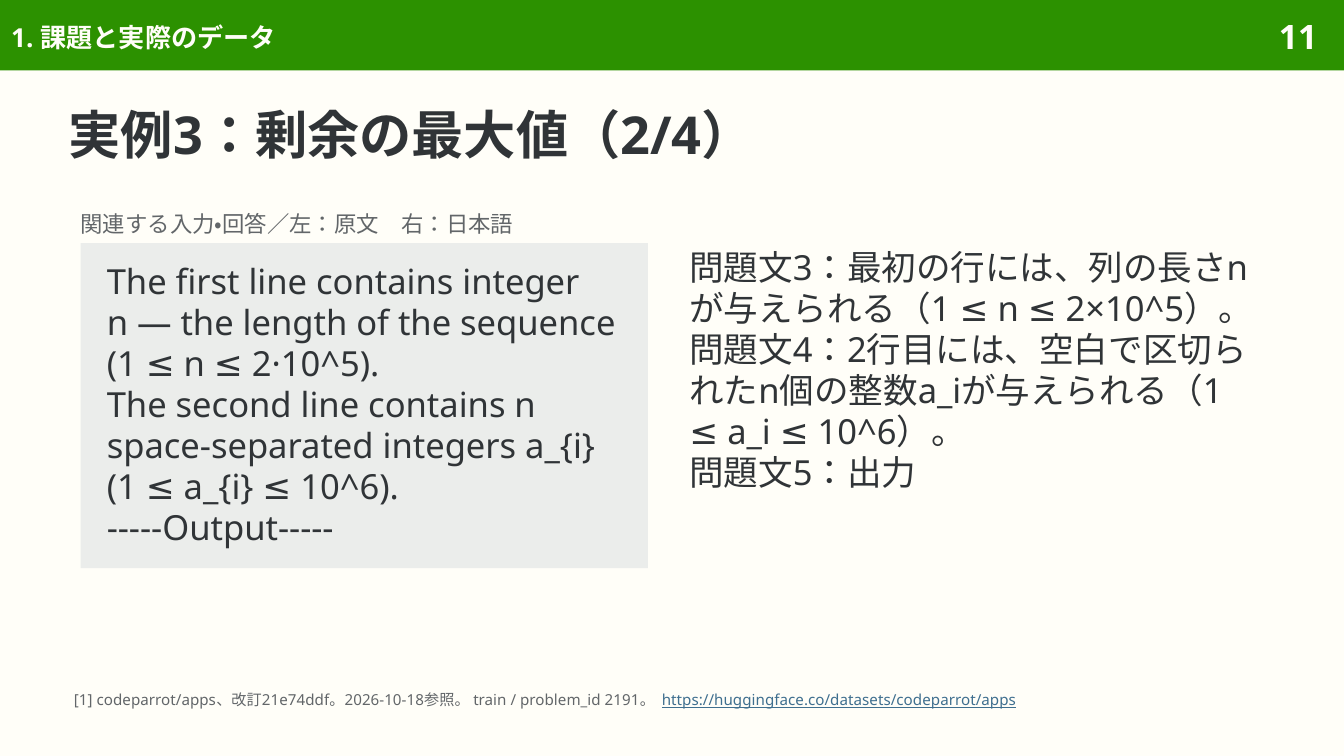
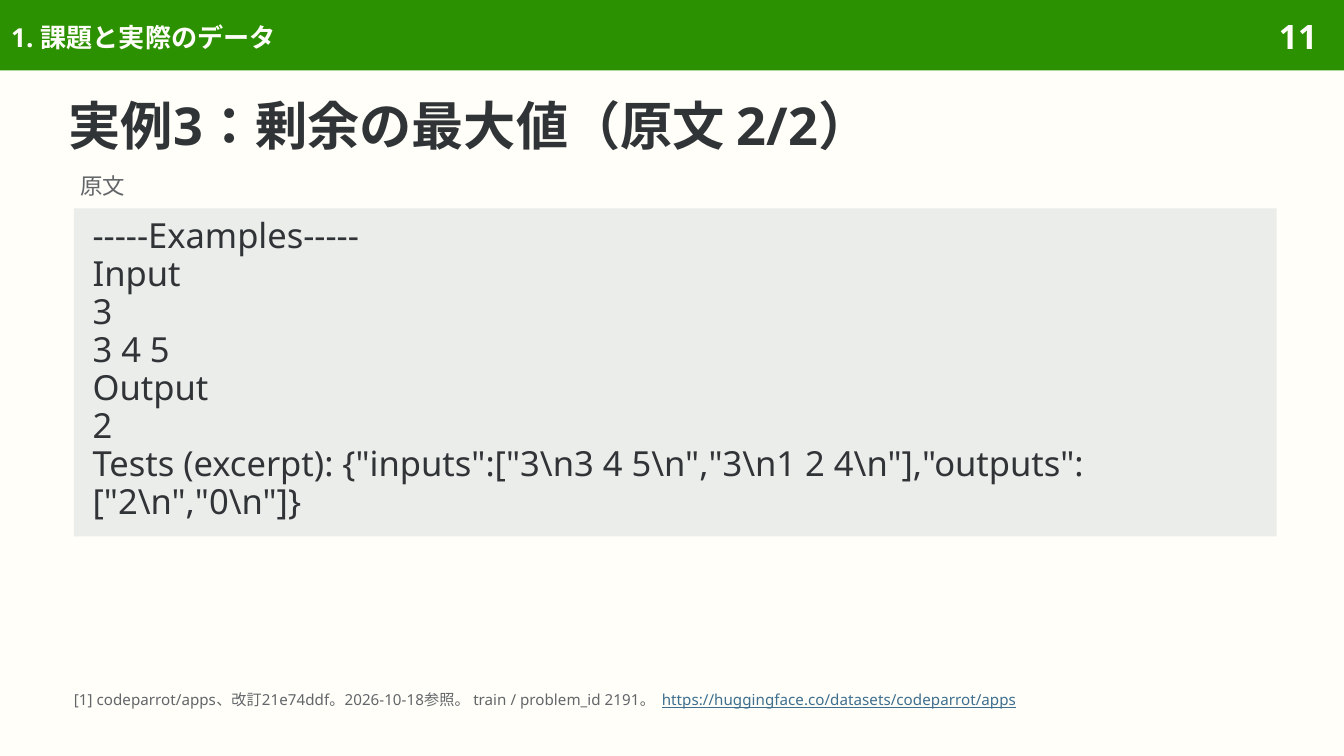
Before and after one commit to sasakiy84/datasets-in-10-minutes, a slide deck: slide 11 of slides/datasets-in-10-minutes-apps.pptx. Drawn at 1344x756 pixels with LibreOffice and Linux fonts; fonts in the diff are those of the drawing. Boxes give left, top, right and bottom in pixels: in the first picture for what was removed or moved away, otherwise in the second. Text is boxed around its words. In the diff, an @@ line names an element or a change of style, - is before the commit and + after.

Commit message:
Reflow apps examples with complete originals first

```diff
--- a/slides/datasets-in-10-minutes-apps.pptx
+++ b/slides/datasets-in-10-minutes-apps.pptx
@@ title at (69,100,871,150): text changed @@
-実例3：剰余の最大値（2/4）
+実例3：剰余の最大値（原文 2/2）
@@ text added at (81,175,126,196), 12 pt, text #626669 @@
+原文
@@ rectangle added at (74,208,1277,536), fill #EBEDEB, 18.5 pt, text #303437 @@
+-----Examples-----
+Input
+3
+3 4 5
+Output
+2
+Tests (excerpt): {"inputs":["3\n3 4 5\n","3\n1 2 4\n"],"outputs":["2\n","0\n"]}
@@ text removed at (81,213,513,234) @@
-関連する入力・回答／左：原文 右：日本語
@@ rectangle removed at (81,243,648,569) @@
-The first line contains integer n — the length of the sequence (1 ≤ n ≤ 2·10^5).
-The second line contains n space-separated integers a_{i} (1 ≤ a_{i} ≤ 10^6).
------Output-----
@@ text removed at (689,251,1253,488) @@
-問題文3：最初の行には、列の長さnが与えられる（1 ≤ n ≤ 2×10^5）。
-問題文4：2行目には、空白で区切られたn個の整数a_iが与えられる（1 ≤ a_i ≤ 10^6）。
-問題文5：出力
```
Also in this commit, not shown: 27 other slides changed, 2 slides removed, 9 other files.
